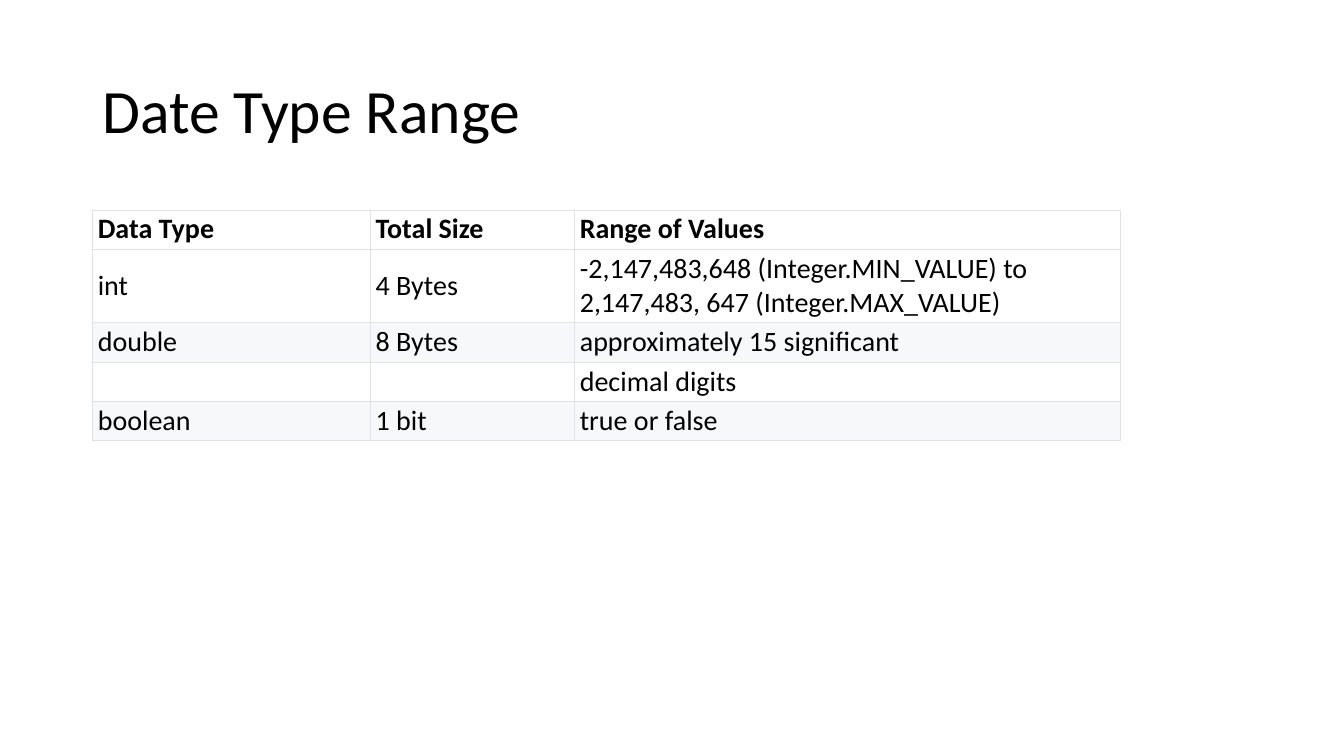
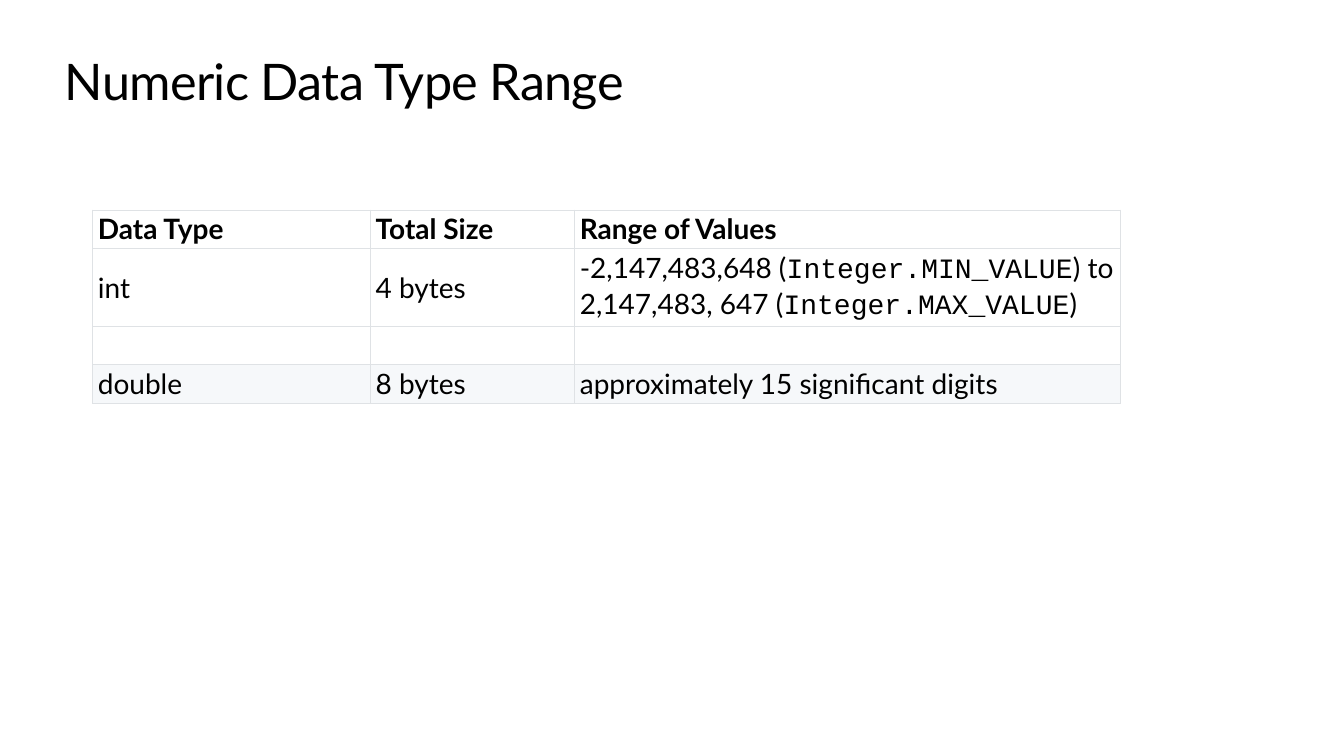
Before and after one commit to TEALSK12/apcsa-public, a slide deck: slide 13 of curriculum/Unit2/Unit2.pptx. Drawn at 1344x756 pixels with LibreOffice and Linux fonts; fonts in the diff are those of the drawing; background and template pictures are left out. Boxes give left, top, right and bottom in pixels: in the first picture for what was removed or moved away, otherwise in the second. Text is boxed around its words. In the diff, an @@ line names an element or a change of style, - is before the commit and + after.

```diff
--- a/curriculum/Unit2/Unit2.pptx
+++ b/curriculum/Unit2/Unit2.pptx
@@ title "Numeric Data Type Range" at [65,63,624,109]: vertical alignment middle to top @@
@@ title at [65,63,624,109]: text changed; size 44 to 36 pt; font Calibri to Lato @@
-Date Type Range
+Numeric Data Type Range
@@ table at [93,210,1121,403] @@
-row 2: int | 4 Bytes | -2,147,483,648 (Integer.MIN_VALUE) to 2,147,483, 647 (Integer.MAX_VALUE)
-row 3: double | 8 Bytes | approximately 15 significant
-row 4:  |  | decimal digits
-row 5: boolean | 1 bit | true or false
+row 2: int | 4 bytes | -2,147,483,648 (Integer.MIN_VALUE) to 2,147,483, 647 (Integer.MAX_VALUE)
+row 3:  |  | 
+row 4: double | 8 bytes | approximately 15 significant digits
```
Also in this commit, not shown: 75 other slides changed, 35 slides added, 7 slides removed.
